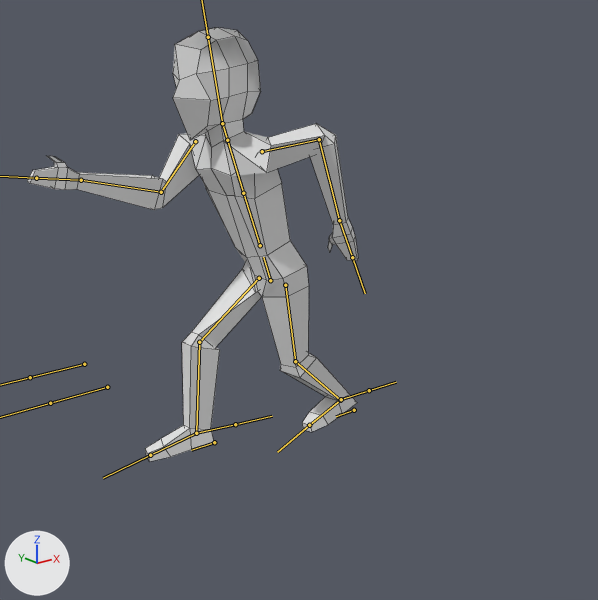
An edit to the FBX model Games Fleadh Maze Game/Assets/Character/character idle.fbx, drawn before and after from the same camera.
The view is the same before and after, from a 50 mm lens placed at (-14.65, -21.47, 13.06), pointed at (-0.98, -4.38, 6.22). The lights are fixed; the arrows at lower left show +X, +Y and +Z. Both versions are drawn at frame 1 of the action 'Armature|Action'; the numbers are the values there. The bones that bend it are drawn over the model as lines. Mesh edges are drawn as thin lines.
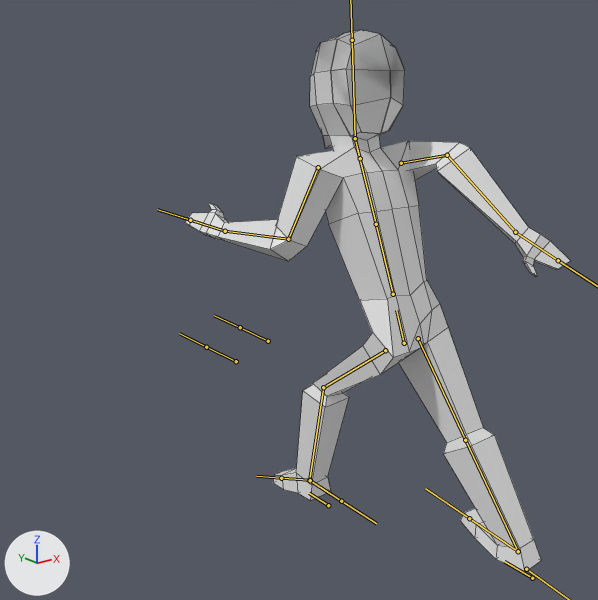
Changed parts and their boxes (x1, y1, x2, y2) in the pictures (598 x 600 px):
```json
{"object": "Cube", "change": "posed", "before": [27, 28, 358, 462], "after": [185, 30, 570, 572], "on screen": "16% wider, 25% taller"}
{"bone": "hip", "before": "(270, 280) to (263, 257)", "after": "(404, 343) to (396, 310)"}
{"bone": "tummy", "before": "(260, 245) to (243, 193)", "after": "(393, 294) to (376, 224)"}
{"bone": "head", "before": "(222, 123) to (208, 37)", "after": "(355, 138) to (352, 40)"}
{"bone": "L upper arm", "before": "(262, 151) to (319, 139)", "after": "(318, 167) to (288, 239)"}
{"bone": "L lower arm", "before": "(319, 139) to (339, 220)", "after": "(288, 239) to (225, 231)"}
{"bone": "L hand", "before": "(339, 220) to (352, 257)", "after": "(225, 231) to (190, 220)"}
{"bone": "R upper arm.001", "before": "(195, 141) to (161, 192)", "after": "(401, 163) to (447, 155)"}
{"bone": "R lower arm.001", "before": "(161, 192) to (81, 180)", "after": "(447, 155) to (515, 232)"}
{"bone": "R hand.001", "before": "(81, 180) to (36, 178)", "after": "(515, 232) to (558, 260)"}
{"bone": "L upper leg", "before": "(285, 285) to (295, 361)", "after": "(385, 350) to (323, 387)"}
{"bone": "L lower leg", "before": "(295, 361) to (340, 400)", "after": "(323, 387) to (309, 480)"}
{"bone": "L foot", "before": "(340, 400) to (309, 425)", "after": "(309, 480) to (281, 478)"}
{"bone": "R upper leg.001", "before": "(259, 278) to (199, 342)", "after": "(418, 338) to (465, 440)"}
{"bone": "R lower leg.001", "before": "(199, 342) to (196, 433)", "after": "(465, 440) to (518, 551)"}
{"bone": "R foot.001", "before": "(196, 433) to (150, 455)", "after": "(518, 551) to (469, 518)"}
```

Scene script edits in JSON lines:
```json
{"block": "bone_hip", "where": "bone_hip = bpy.data.objects['Armature'].pose.bones['hip']"}
{"op": "set", "path": "bone_hip.location", "old": "(1.21, -1.15, 0.13)", "new": "(0.42, -1.17, 7.07)"}
{"op": "set", "path": "bone_hip.rotation_quaternion", "old": "(0.718, 0.122, -0.675, 0.114)", "new": "(-0.052, -0.018, 0.987, -0.15)", "note": "degrees (20, -86, -1) -> degrees (17, -174, 1)"}
{"block": "bone_tummy", "where": "bone_tummy = bpy.data.objects['Armature'].pose.bones['tummy']  # child of 'hip'"}
{"op": "set", "path": "bone_tummy.rotation_quaternion", "old": "(1.0, 0.0, 0.0, 0.0)", "new": "(0.998, 0.045, 0.026, 0.035)", "note": "degrees (0, 0, 0) -> degrees (5, 3, 4)"}
{"block": "bone_head", "where": "bone_head = bpy.data.objects['Armature'].pose.bones['head']  # child of 'neck'"}
{"op": "set", "path": "bone_head.rotation_quaternion", "old": "(0.996, -0.085, -0.012, 0.009)", "new": "(0.987, -0.139, -0.075, 0.005)", "note": "degrees (-10, -1, 1) -> degrees (-16, -8, 2)"}
{"block": "bone_l_upper_arm", "where": "bone_l_upper_arm = bpy.data.objects['Armature'].pose.bones['L upper arm']  # child of 'chest'"}
{"op": "set", "path": "bone_l_upper_arm.location", "old": "(0.03, 0.14, 0.01)", "new": "(0.0, 0.0, 0.0)"}
{"op": "set", "path": "bone_l_upper_arm.rotation_quaternion", "old": "(-0.468, 0.595, -0.585, -0.291)", "new": "(0.759, -0.576, -0.231, -0.197)", "note": "degrees (29, 117, 109) -> degrees (-74, -35, -2)"}
{"block": "bone_l_lower_arm", "where": "bone_l_lower_arm = bpy.data.objects['Armature'].pose.bones['L lower arm']  # child of 'L upper arm'"}
{"op": "set", "path": "bone_l_lower_arm.rotation_quaternion", "old": "(0.768, 0.348, 0.088, -0.531)", "new": "(0.801, 0.042, 0.112, -0.587)", "note": "degrees (31, 30, -61) -> degrees (-4, 13, -73)"}
{"block": "bone_l_hand", "where": "bone_l_hand = bpy.data.objects['Armature'].pose.bones['L hand']  # child of 'L lower arm'"}
{"op": "set", "path": "bone_l_hand.rotation_quaternion", "old": "(1.0, 0.0, 0.0, 0.0)", "new": "(0.989, 0.109, -0.059, -0.087)", "note": "degrees (0, 0, 0) -> degrees (13, -6, -11)"}
{"block": "bone_r_upper_arm_001", "where": "bone_r_upper_arm_001 = bpy.data.objects['Armature'].pose.bones['R upper arm.001']  # child of 'chest'"}
{"op": "set", "path": "bone_r_upper_arm_001.location", "old": "(0.04, 0.22, 0.01)", "new": "(0.03, 0.39, 0.0)"}
{"op": "set", "path": "bone_r_upper_arm_001.rotation_quaternion", "old": "(0.632, -0.644, 0.411, -0.13)", "new": "(-0.353, 0.356, 0.464, 0.73)", "note": "degrees (-100, 21, -48) -> degrees (-127, -122, 20)"}
{"block": "bone_r_lower_arm_001", "where": "bone_r_lower_arm_001 = bpy.data.objects['Armature'].pose.bones['R lower arm.001']  # child of 'R upper arm.001'"}
{"op": "set", "path": "bone_r_lower_arm_001.rotation_quaternion", "old": "(0.852, -0.374, 0.003, 0.365)", "new": "(0.87, 0.046, -0.033, 0.49)", "note": "degrees (-41, 16, 40) -> degrees (3, -6, 59)"}
{"block": "bone_r_hand_001", "where": "bone_r_hand_001 = bpy.data.objects['Armature'].pose.bones['R hand.001']  # child of 'R lower arm.001'"}
{"op": "set", "path": "bone_r_hand_001.rotation_quaternion", "old": "(1.0, 0.0, 0.0, 0.0)", "new": "(0.987, -0.124, -0.102, 0.0)", "note": "degrees (0, 0, 0) -> degrees (-15, -12, 1)"}
{"block": "bone_l_upper_leg", "where": "bone_l_upper_leg = bpy.data.objects['Armature'].pose.bones['L upper leg']  # child of 'hip'"}
{"op": "set", "path": "bone_l_upper_leg.rotation_quaternion", "old": "(0.997, 0.047, 0.032, -0.054)", "new": "(0.831, 0.554, -0.012, -0.044)", "note": "degrees (5, 4, -6) -> degrees (67, 2, -5)"}
{"block": "bone_l_lower_leg", "where": "bone_l_lower_leg = bpy.data.objects['Armature'].pose.bones['L lower leg']  # child of 'L upper leg'"}
{"op": "set", "path": "bone_l_lower_leg.rotation_quaternion", "old": "(0.966, -0.007, 0.002, 0.258)", "new": "(0.941, 0.055, -0.009, 0.334)", "note": "degrees (-1, 0, 30) -> degrees (6, -3, 39)"}
{"block": "bone_l_foot", "where": "bone_l_foot = bpy.data.objects['Armature'].pose.bones['L foot']  # child of 'L lower leg'"}
{"op": "set", "path": "bone_l_foot.rotation_quaternion", "old": "(0.959, 0.276, 0.063, -0.007)", "new": "(0.966, -0.222, 0.015, -0.136)", "note": "degrees (32, 7, 1) -> degrees (-26, -2, -16)"}
{"block": "bone_r_upper_leg_001", "where": "bone_r_upper_leg_001 = bpy.data.objects['Armature'].pose.bones['R upper leg.001']  # child of 'hip'"}
{"op": "set", "path": "bone_r_upper_leg_001.rotation_quaternion", "old": "(0.822, 0.556, 0.119, 0.019)", "new": "(0.984, -0.173, 0.022, 0.042)", "note": "degrees (69, 10, 10) -> degrees (-20, 3, 4)"}
{"block": "bone_r_lower_leg_001", "where": "bone_r_lower_leg_001 = bpy.data.objects['Armature'].pose.bones['R lower leg.001']  # child of 'R upper leg.001'"}
{"op": "set", "path": "bone_r_lower_leg_001.rotation_quaternion", "old": "(0.941, 0.045, 0.0, 0.334)", "new": "(0.999, -0.005, 0.0, -0.036)", "note": "degrees (5, -2, 39) -> degrees (-1, 0, -4)"}
{"block": "bone_r_foot_001", "where": "bone_r_foot_001 = bpy.data.objects['Armature'].pose.bones['R foot.001']  # child of 'R lower leg.001'"}
{"op": "set", "path": "bone_r_foot_001.rotation_quaternion", "old": "(0.985, -0.151, -0.066, -0.056)", "new": "(0.918, 0.395, 0.027, 0.03)", "note": "degrees (-17, -8, -5) -> degrees (47, 1, 4)"}
```
